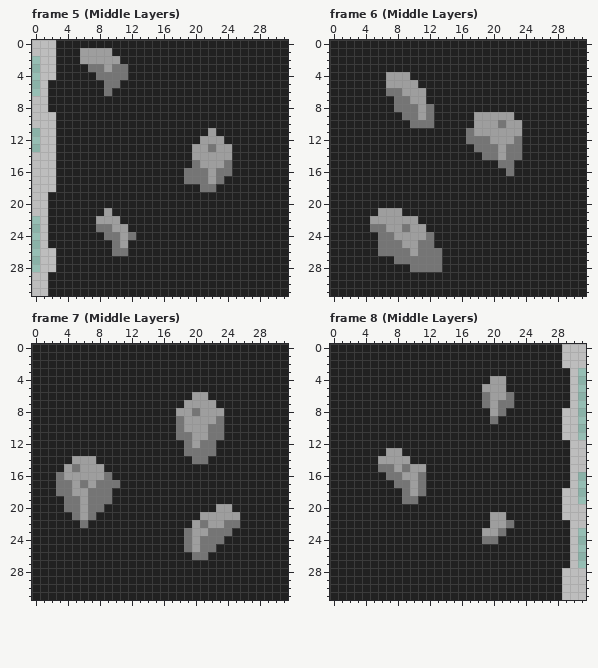
A pixel-art file gets an edit: dots/Aseprite drawings/WoodTiles.aseprite. The picture above was drawn from the file before the commit.
32x32 pixels, 12 frames. Shown: frame 5 (Middle Layers), frame 6 (Middle Layers), frame 7 (Middle Layers), frame 8 (Middle Layers). The commit also changed other frames, which this record leaves out.
After the commit:
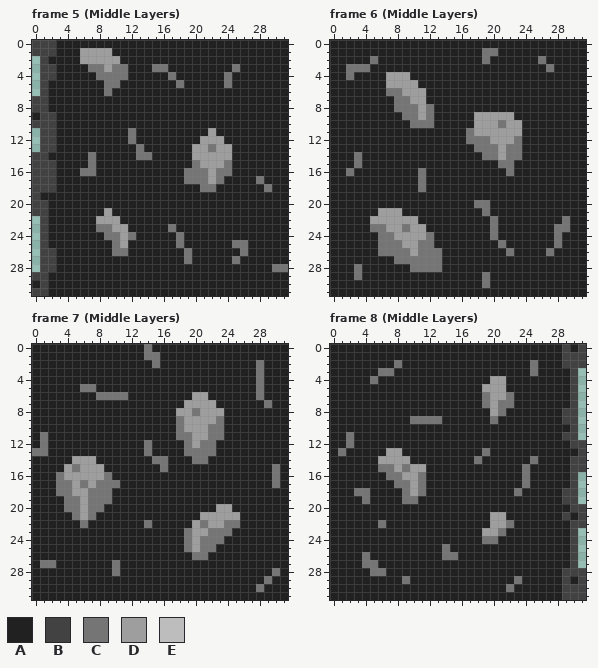
Palette (. is transparent): A #212121  B #424242  C #757575  D #9e9e9e  E #bdbdbd
The edit:
Changed rows in their new state; - is an unchanged pixel.
Frame 5 (Middle Layers):
first column x 0:
 0 BBB-----------------------------
 1 BBB-----------------------------
 2 -BA-----------------------------
 3 -BB------------CC--------C------
 4 -BB--------------C------C-------
 5 -B----------------C-----C-------
 6 -B------------------------------
 7 BB------------------------------
 8 BB------------------------------
 9 ABB-----------------------------
10 BBB-----------------------------
11 -BB---------C-------------------
12 -BB---------C-------------------
13 -BB----------C------------------
14 BBA----C-----CC-----------------
15 BBB----C------------------------
16 BBB---CC------------------------
17 BBB-------------------------C---
18 BBB--------------------------C--
19 BA------------------------------
20 BB------------------------------
21 BB------------------------------
22 -B------------------------------
23 -B---------------C--------------
24 -B----------------C-------------
25 -B----------------C------CC-----
26 -BB----------------C------C-----
27 -BB----------------C-----C------
28 -BB---------------------------CC
29 BB------------------------------
30 AB------------------------------
31 BB------------------------------
Frame 6 (Middle Layers):
first column x 2:
 1 -----------------CC-------
 2 ---C-------------C------C-
 3 CCC----------------------C
 4 C-------------------------
first column x 2:
14 -C--------------------------
15 -C--------------------------
16 C--------C------------------
17 ---------C------------------
18 ---------C------------------
20 ----------------CC----------
21 -----------------C----------
22 ------------------C--------C
23 ------------------C-------CC
24 ------------------C-------C-
25 -------------------C------C-
26 --------------------C----C--
28 -C--------------------------
29 -C---------------C----------
30 -----------------C----------
Frame 7 (Middle Layers):
first column x 6:
 0 --------C---------------
 1 --------CC--------------
 2 ---------C------------C-
 3 ----------------------C-
 4 ----------------------C-
 5 CC--------------------C-
 6 --CCCC----------------C-
 7 -----------------------C
first column x 0:
11 -C-----------------------------
12 -C------------C----------------
13 CC------------C----------------
14 ---------------CC--------------
15 ----------------C-------------C
16 ------------------------------C
17 ------------------------------C
first column x 14:
22 C
first column x 1:
27 CC-------C--------------------
28 ---------C-------------------C
29 ----------------------------C-
30 ---------------------------C--
Frame 8 (Middle Layers):
first column x 1:
 0 ----------------------------BAB
 1 ----------------------------BBB
 2 -------C----------------C---BBB
 3 -----CC-----------------C----B-
 4 ----C------------------------B-
 5 -----------------------------B-
 6 -----------------------------B-
 7 -----------------------------B-
 8 ----------------------------BB-
 9 ---------CCCC---------------BB-
10 ----------------------------AB-
11 -C--------------------------BB-
12 -C---------------------------BB
13 C-----------------C----------AB
14 -----------------C------C----BB
15 -----------------------C-----BB
16 -----------------------C-----B-
17 -----------------------C-----B-
18 --CC------------------C-----BB-
19 ---C------------------------BB-
20 ----------------------------ABB
21 ----------------------------BAB
22 -----C-----------------------BB
23 -----------------------------B-
24 -----------------------------B-
25 -------------C---------------B-
26 ---C---------CC--------------B-
27 ---CC------------------------B-
28 ----CC----------------------BBB
29 --------C-------------C-----BAB
30 ---------------------C------BBB
31 ----------------------------BBB
